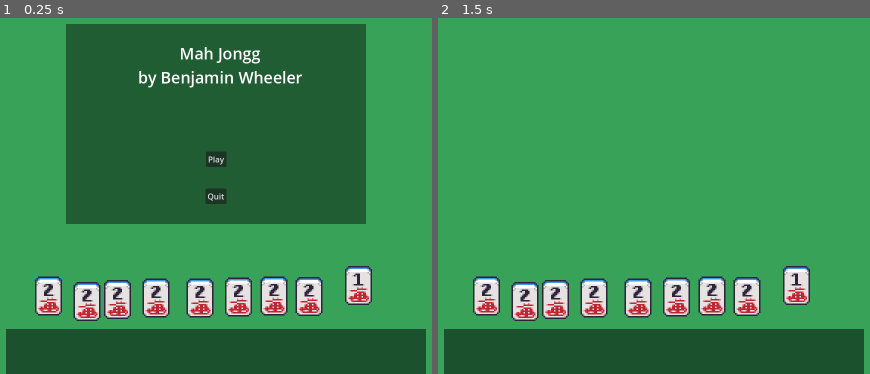
Above: before the commit, frames 1-2 (left to right).
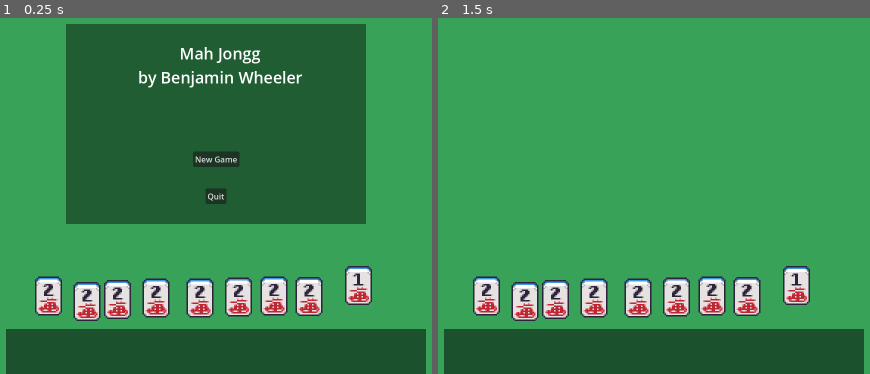
Above: after the commit, the same moments.

Repository: benjamin051000/Mahjongg
Game: Godot game, scene res://mahjongg.tscn
Same seed, same stepped clock (60 frames per second), same inputs: the game is played once before the commit and once after it.
Inputs (mouse positions are in pixels of both pictures, inside the frame that each line leads up to):
- Up to frame 1 (0.25 s): no input
- Up to frame 2 (1.5 s): click "Play" (after the commit: "New Game") at 0.5 s; tap Enter at 1.25 s; move the mouse to (831, 124) at 1.27 s; click (831, 124) at 1.35 s

The runs differ from the first frame. In frame 1, 0.3% of the frame differs, in the area x 44-56%, y 37-42%; in frame 2, nothing differs.

Commit message:
changed button from play to new game

Diff:
--- a/titlescreen.tscn
+++ b/titlescreen.tscn
@@ -47,7 +47,7 @@
 offset_bottom = 86.0
 grow_horizontal = 2
 grow_vertical = 2
-text = "Play"
+text = "New Game"
 
 [node name="QuitButton" type="Button" parent="."]
 anchors_preset = 13
